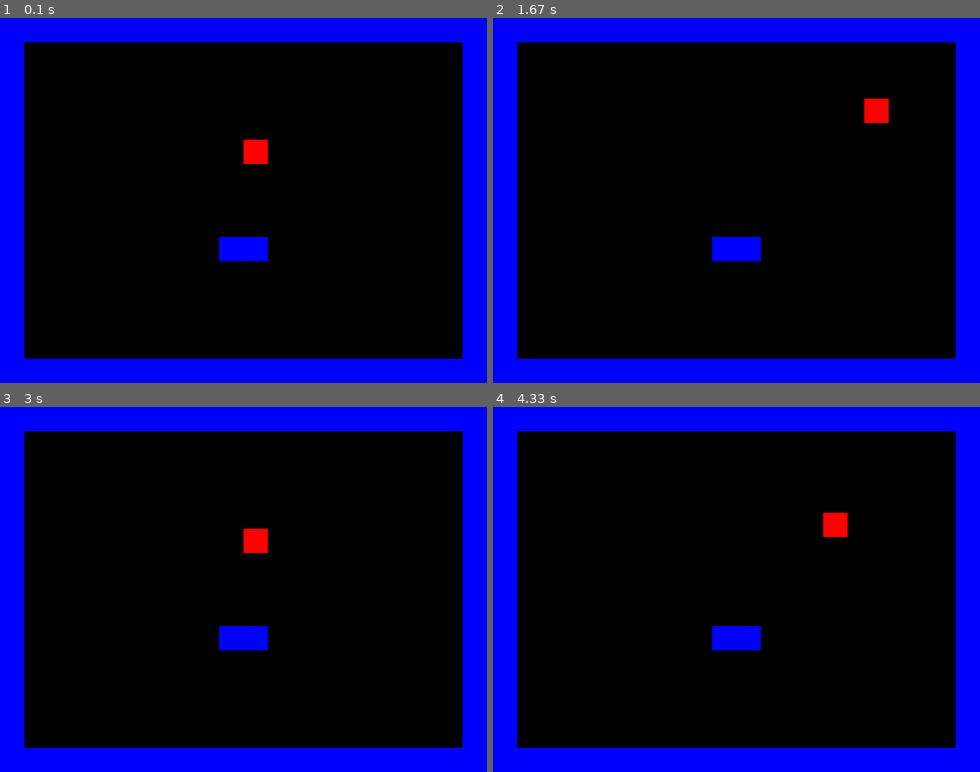
Above: before the commit, frames 1-4 (two rows, left to right).
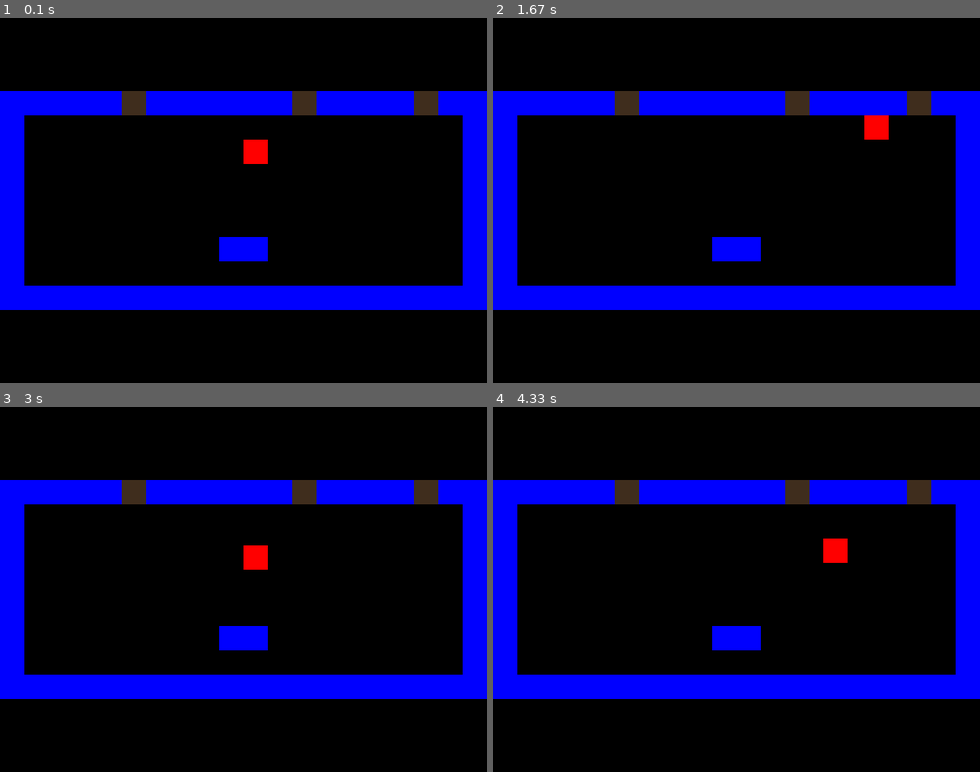
Above: after the commit, the same moments.

Repository: ClintLeetwood/PyGame-Projekt
Game: pygame game, started from Python Spelprojekt/Python_Spelprojekt.py
The game is run twice, just before and just after one commit, with the same random seed, the same clock (stepped at 60 frames per second) and the same inputs.
Inputs:
- Up to frame 1 (0.1 s): no input
- Up to frame 2 (1.67 s): hold Right 0.33-0.8 s; hold Up 0.83-1.13 s; hold Right 1.17-1.63 s
- Up to frame 3 (3 s): hold Left 1.67-2.2 s; hold Down 2.23-2.53 s; hold Left 2.57-2.97 s
- Up to frame 4 (4.33 s): hold Up 3-3.37 s; hold Right 3.4-4.03 s; hold Down from 4.07 s (still down)

The runs differ from the first frame. In frame 1, 28% of the frame differs, in the area x 0-100%, y 0-100%; in frame 2, 28%; in frame 3, 28%; in frame 4, 29%.

Commit message:
Add project files.

Diff:
--- a/Python Spelprojekt/Python_Spelprojekt.py
+++ b/Python Spelprojekt/Python_Spelprojekt.py
@@ -17,6 +17,9 @@
                     Block(self,j,i)
                 if column=="P":
                     Player(self,j,i)
+                if column=="D":
+                    Door(self,j,i)
+
 
     def new(self):
         #the start of the new game
@@ -24,6 +27,7 @@
 
         self.all_sprites=pygame.sprite.LayeredUpdates()
         self.blocks=pygame.sprite.LayeredUpdates() #the wallllsss
+        self.doors=pygame.sprite.LayeredUpdates()
 
         self.Tilemap()
 
@@ -52,6 +56,12 @@
             self.update()
             self.draw()
         self.running=False #when the game is over
+    def level1(self):
+        while Player.hp>0:
+            self.playing=True
+            self.event()
+
+        pass
 
     def game_over(self):
         pass
--- a/Python Spelprojekt/config.py
+++ b/Python Spelprojekt/config.py
@@ -3,17 +3,19 @@
 TILESIZE=32
 PLAYER_LAYER=2
 BLOCK_LAYER=1
+DOOR_LAYER=3
 PLAYER_SPEED=3
 RED=(255,0,0)
 BLACK=(0,0,0)
 BLUE=(0,0,255)
+BROWN=(63,45,29)
 FPS=60
 #480/32= 15 och 640/32=20
 tilemap=[
-'BBBBBBBBBBBBBBBBBBBB',
-'B..................B',
-'B..................B',
-'B..................B',
+    '',
+    '',
+    '',
+'BBBBBDBBBBBBDBBBBDBB',
 'B..................B',
 'B.........P........B',
 'B..................B',
@@ -21,9 +23,6 @@
 'B..................B',
 'B........BB........B',
 'B..................B',
-'B..................B',
-'B..................B',
-'B..................B',
 'BBBBBBBBBBBBBBBBBBBB',
 
 ]
--- a/Python Spelprojekt/sprites.py
+++ b/Python Spelprojekt/sprites.py
@@ -36,6 +36,12 @@
         self.x_change=0 #otherwise it keeps moving
         self.y_change=0
 
+    def health(self):
+        self.hp=100
+        hit=pygame.sprite.damage(self,self.game.damage,False)
+        if hit:
+            self.hp-=self.damage
+
 
 
     def movement(self):
@@ -71,6 +77,24 @@
 
 
 
+class Enemy(pygame.sprite.Sprite):
+    def __init__(self,game,x,y):
+        self.game=game
+        self._layer=BLOCK_LAYER
+        self.groups=self.game.all_sprites, self.game.enemy
+        pygame.sprite.Sprite.__init__(self,self.groups)
+
+        self.x=x*TILESIZE
+        self.y=y*TILESIZE
+        self.width=TILESIZE
+        self.height=TILESIZE
+
+        self.image=pygame.Surface([self.width,self.height])
+        self.image.fill(BLUE)
+
+        self.rect=self.image.get_rect()
+        self.rect.x=self.x
+        self.rect.y=self.y
 
 
 class Block(pygame.sprite.Sprite): #creates the walls
@@ -92,3 +116,23 @@
         self.rect=self.image.get_rect()
         self.rect.x=self.x
         self.rect.y=self.y
+
+class Door(pygame.sprite.Sprite): #Creates the doors
+    def __init__(self,game,x,y):
+
+        self.game=game
+        self._layer=DOOR_LAYER
+        self.groups=self.game.all_sprites,self.game.doors
+        pygame.sprite.Sprite.__init__(self,self.groups)
+
+        self.x=x*TILESIZE
+        self.y=y*TILESIZE
+        self.width=TILESIZE
+        self.height=TILESIZE
+
+        self.image=pygame.Surface([self.width,self.height])
+        self.image.fill(BROWN)
+
+        self.rect=self.image.get_rect()
+        self.rect.x=self.x
+        self.rect.y=self.y
